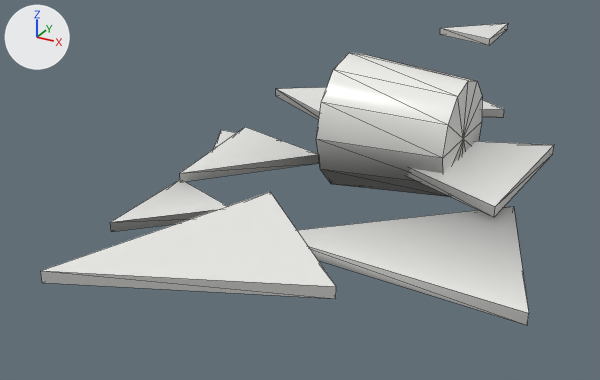
Two versions of the glTF model assets/models/props/dishes_broken.glb, one commit apart.
Rendered twice from a 50 mm lens placed at (0.257, -0.497, 0.208), pointed at (0.012, -0.052, -0.014). Arrows for +X, +Y and +Z are at upper left; the lights stay in place. The first picture is the older version. Mesh edges are drawn as thin lines. Vertices at exactly the same position are counted once.

Names of what the first picture shows: 'static'.
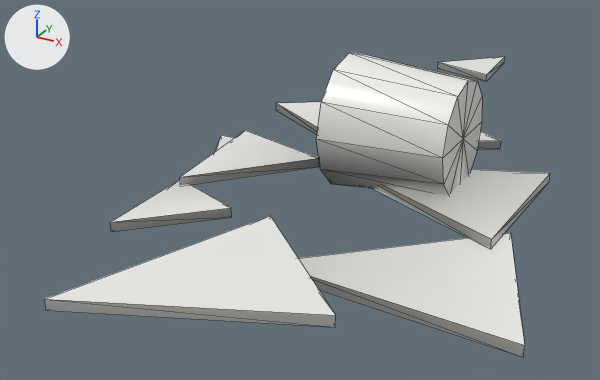
Boxes [x1, y1, x2, y2] around the edits, measured in the pictures (600 x 380 px; the box of a moved part takes in the faces that stretch with it):
```json
{"object": "static", "change": "reshaped", "before": [41, 23, 554, 325], "after": [45, 53, 550, 357]}
{"part": 1, "of": "me_static", "change": "moved or reshaped", "before": [214, 130, 236, 149], "after": [215, 135, 234, 152]}
{"part": 2, "of": "me_static", "change": "moved or reshaped", "before": [180, 127, 319, 182], "after": [180, 130, 319, 185]}
{"part": 3, "of": "me_static", "change": "moved or reshaped", "before": [276, 87, 327, 120], "after": [276, 102, 321, 134]}
{"part": 4, "of": "me_static", "change": "moved or reshaped", "before": [297, 206, 529, 325], "after": [298, 233, 525, 357]}
{"part": 5, "of": "me_static", "change": "moved or reshaped", "before": [41, 192, 336, 299], "after": [45, 216, 336, 327]}
{"part": 6, "of": "me_static", "change": "moved or reshaped", "before": [408, 141, 554, 217], "after": [374, 169, 550, 248]}
{"part": 7, "of": "me_static", "change": "moved or reshaped", "before": [482, 100, 504, 118], "after": [477, 131, 501, 150]}
{"part": 8, "of": "me_static", "change": "moved or reshaped", "before": [440, 23, 508, 46], "after": [438, 57, 505, 81]}
{"part": 9, "of": "me_static", "change": "recoloured", "before": [110, 89, 504, 232], "after": [110, 104, 501, 248]}
{"part": 10, "of": "me_static", "change": "recoloured", "before": [41, 24, 529, 325], "after": [45, 57, 525, 357]}
```

Scene script edits in JSON lines:
```json
{"block": "me_static", "where": "me_static.from_pydata(...)  # 104 vertices, 168 faces; spans x -0.064..0.197, y -0.267..0.277, z -0.002..0.082"}
{"block": "me_static", "where": "# used by ob_static; location = (0.0, 0.0, 0.0)"}
{"block": "me_static", "change": "me_static part 1: the loose piece of 6 vertices spanning x -0.061..-0.011, y -0.09..-0.033, z 0.004..0.01 is moved by (0.0, 0.0, -0.004)"}
{"block": "me_static", "change": "me_static part 2: the loose piece of 6 vertices spanning x -0.043..0.027, y -0.122..-0.031, z 0.008..0.014 is moved by (0.0, 0.0, -0.003)"}
{"block": "me_static", "change": "me_static part 3: the loose piece of 6 vertices spanning x -0.064..0.037, y -0.005..0.117, z 0.012..0.018 is moved by (0.0, 0.0, -0.012)"}
{"block": "me_static", "change": "me_static part 4: the loose piece of 6 vertices spanning x 0.064..0.197, y -0.191..-0.089, z 0.016..0.022 is moved by (0.0, 0.0, -0.016)"}
{"block": "me_static", "change": "me_static part 5: the loose piece of 6 vertices spanning x -0.001..0.12, y -0.267..-0.143, z 0.02..0.026 is moved by (0.0, 0.0, -0.015)"}
{"block": "me_static", "change": "me_static part 6: the loose piece of 6 vertices spanning x 0.042..0.163, y -0.112..-0.007, z 0.024..0.03 is moved by (0.0, 0.0, -0.019)"}
{"block": "me_static", "change": "me_static part 7: the loose piece of 6 vertices spanning x 0.049..0.12, y -0.002..0.082, z 0.028..0.034 is moved by (0.0, 0.0, -0.023)"}
{"block": "me_static", "change": "me_static part 8: the loose piece of 6 vertices spanning x 0.005..0.057, y 0.207..0.277, z 0.032..0.038 is moved by (0.0, 0.0, -0.032)"}
{"block": "me_static", "change": "me_static part 9: 69 faces centred in x -0.052..0.123, y -0.226..0.094, z 0.002..0.066 are repainted in the vertex colours; the middle colour goes from grey #a5a5a5 to grey #999999"}
{"block": "me_static", "change": "me_static part 10: 16 faces centred in x -0.019..0.186, y -0.25..0.26, z 0.008..0.036 are repainted in the vertex colours; the middle colour goes from light grey #d3d3d3 to grey #a9a9a9"}
```
